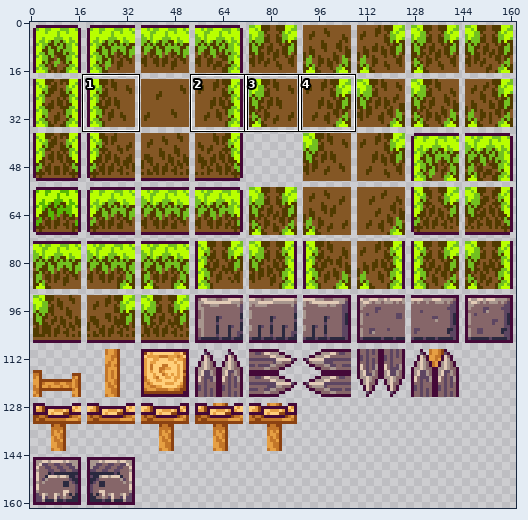
Sprite sheet, stored at img/tiles.png. The first picture is a wide view before the edit; the outline marks the close-up.
Close-up. Old version:
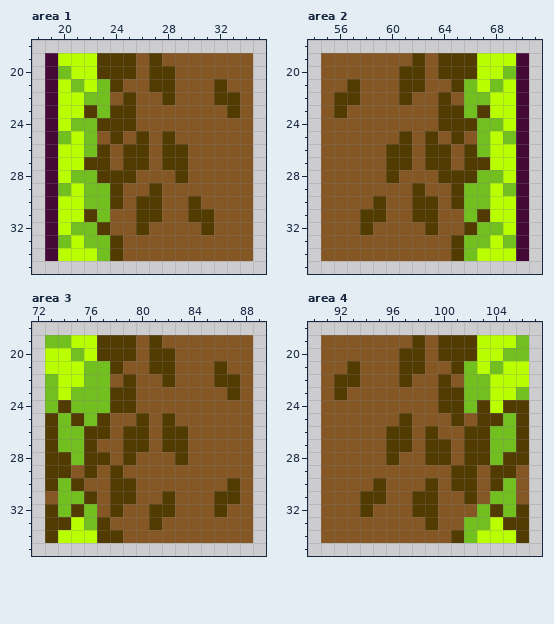
The file is 162x162 pixels. Shown: area 1: x 18..35, y 18..35; area 2: x 54..71, y 18..35; area 3: x 72..89, y 18..35; area 4: x 90..107, y 18..35. The commit also changed other parts of the picture, which this record leaves out.
Once edited:
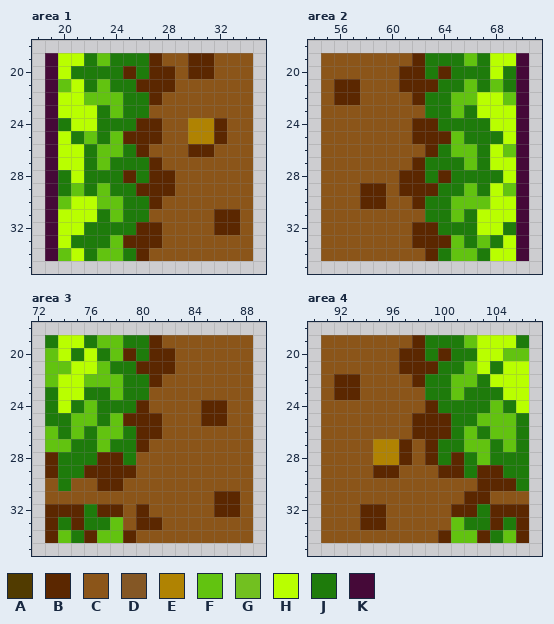
Palette (. is transparent): A #513b00  B #5b2700  C #8b5519  D #845725  E #b08302  F #62c310  G #72c020  H #b9ff00  J #1e7b0b  K #450938
What changed:
Changed rows in their new state; - is an unchanged pixel.
Area 1:
first column x 20:
19 --JFJJJBCCBBCCC
20 HJJJJBJBBCBBCCC
21 FHJFJJBBBCCCCCC
22 --FFFJJBCCCCCCC
23 --HJFJJCCCCCCCC
24 JHHJJJBBCCEEBCC
25 HJFJFBBBCCEEBCC
26 --JFFJBCCCBBCCC
27 --JFJJJBCCCCCCC
28 JHJJJBJBBCCCCCC
29 JFJFJJBBBCCCCCC
30 F-HFFJJBCCCCCCC
31 --HJFJJCCCCCBBC
32 -HJJJJBBCCCCBBC
33 HJJJFBBBCCCCCCC
34 F-JFFJBCCCCCCCC
Area 2:
first column x 55:
19 CCCCCCCBJJJFJ--
20 CCCCCCBBJBJJJ-J
21 CBBCCCBBBJJFJFJ
22 CBBCCCCBJJFFH-F
23 CCCCCCCCJJFJH--
24 CCCCCCCBBJJJJH-
25 CCCCCCCBBBFJJJH
26 CCCCCCCCBJFFJ-F
27 CCCCCCCBJJJFJ--
28 CCCCCCBBJBJJJJ-
29 CCCBBCBBBJJFJ-F
30 CCCBBCCBJJFFF--
31 CCCCCCCCJJFJH--
32 CCCCCCCBBJJJHHJ
33 CCCCCCCBBBFJFJH
34 CCCCCCCCBJFFJ--
Area 3:
first column x 73:
19 JH-JFFJJBCCCCCCC
20 F-J-JFBJBBCCCCCC
21 FF-HFJJBBBCCCCCC
22 F--FFFJJBCCCCCCC
23 J-HJJFJJCCCCCCCC
24 JHJFJJJBCCCCBBCC
25 JJFFJFBBBCCCBBCC
26 FJFJFFJBBCCCCCCC
27 FFJJFJJBCCCCCCCC
28 BJJJBBJCCCCCCCCC
29 BJJBBBBCCCCCCCCC
30 CJCCBBCCCCCCCCCC
31 CCCCCCCCCCCCCBBC
32 BBBJBBCBCCCCCBBC
33 BJBJJFCBBCCCCCCC
34 BFJBFFBCCCCCCCCC
Area 4:
first column x 91:
19 CCCCCCCBJJJF---J
20 CCCCCCBBJBJJ--FF
21 CCCCCCBBBJJF-J--
22 CBBCCCCBJJFFJ---
23 CBBCCCCCJJFJJJ-H
24 CCCCCCCCBJJJJFJH
25 CCCCCCCBBBJJFFFJ
26 CCCCCCCBBBJFJFFJ
27 CCCCEEBCBJJFFJFJ
28 CCCCEEBCBJBJFJJJ
29 CCCCBBCCCBBJBBJJ
30 CCCCCCCCCCCCBBBJ
31 CCCCCCCCCCCBBCCC
32 CCCBBCCCCCBBJBBB
33 CCCBBCCCCCFJJBJB
34 CCCCCCCCCBFFBJFB
Pixel boxes of the changes (left, top, right, bottom) in both close-ups:
changed: (58, 53, 253, 261)
changed: (321, 53, 516, 261)
changed: (45, 335, 253, 543)
changed: (321, 335, 529, 543)
